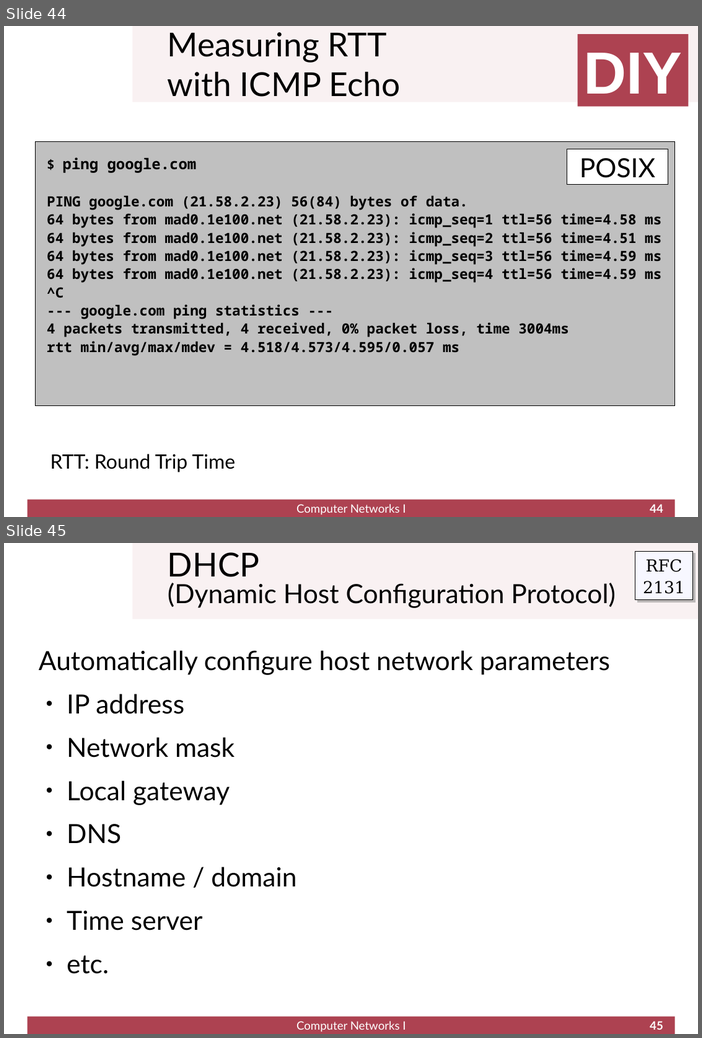
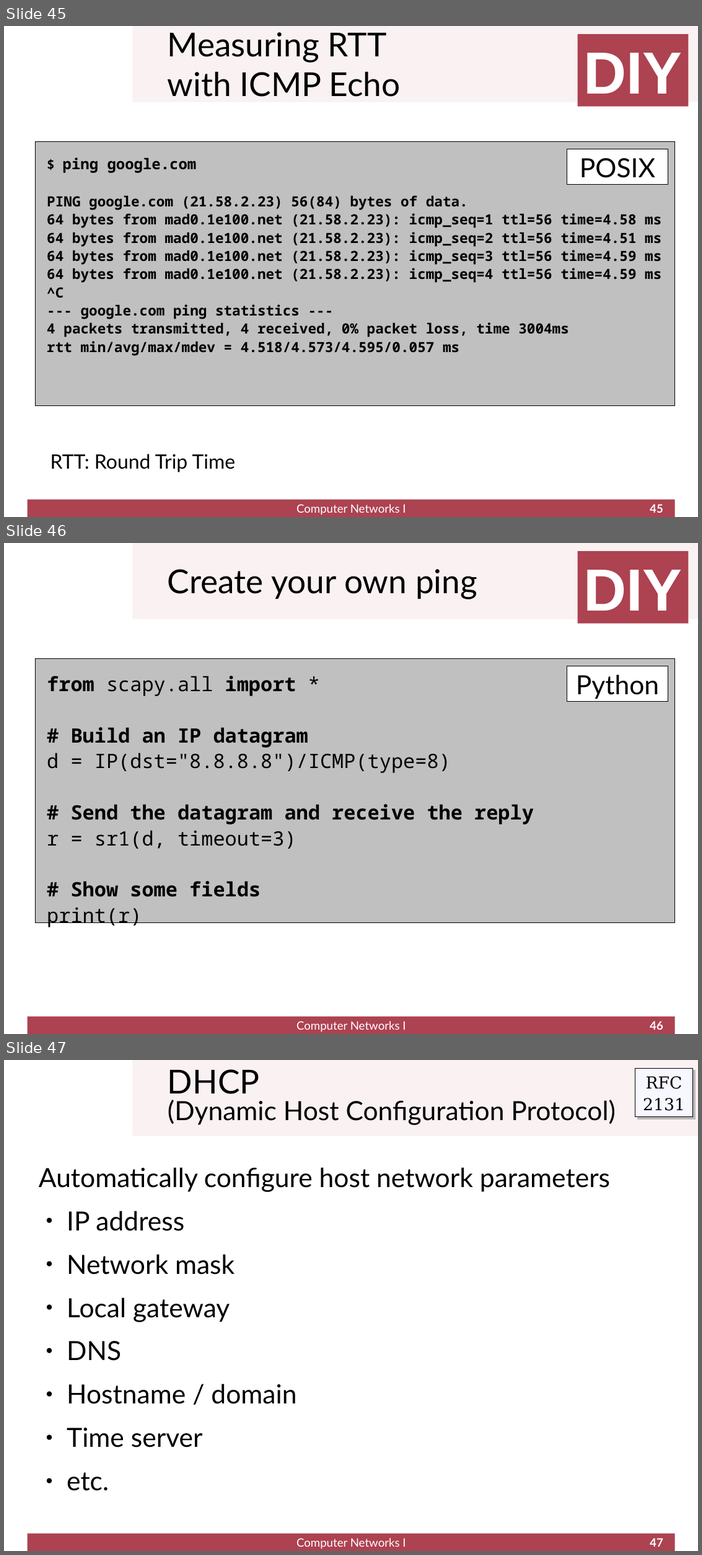
Before and after one commit to cletomartin/redes1, a slide deck: _downloads/21aa61b227b4c0dae4862a599d5031c3/network.odp. Shown one above the other, each under a label of ours: slides 44 and 45 before the commit, slides 45, 46 and 47 after it. The pictures are 702x1038 and 702x1555 pixels, drawn with LibreOffice and Linux fonts; fonts in the diff are those of the drawing; background and template pictures are left out. Boxes give left, top, right and bottom in pixels: in the first picture for what was removed or moved away, otherwise in the second. Text is boxed around its words. In the diff, an @@ line names an element or a change of style, - is before the commit and + after.

```diff
--- a/_downloads/21aa61b227b4c0dae4862a599d5031c3/network.odp
+++ b/_downloads/21aa61b227b4c0dae4862a599d5031c3/network.odp
@@ slide 46 added at (4, 543, 698, 1034), background #FFFFFF; not listed: 2 template elements that a slide beside it also shows @@
@@ rectangle added at (578, 551, 688, 624), fill #AD4251, 72 pt, text #FFFFFF, bold @@
+DIY
@@ title added at (168, 569, 478, 599), 40 pt, text #000000 @@
+Create your own ping
@@ rectangle added at (36, 658, 676, 923), fill #C0C0C0, outline #000000 0 pt, 24 pt, text #000000, bold @@
+from scapy.all import *
+# Build an IP datagram
+d = IP(dst="8.8.8.8")/ICMP(type=8)
+# Send the datagram and receive the reply
+r = sr1(d, timeout=3)
+# Show some fields
+print(r)
@@ text added at (567, 666, 668, 702), fill #FFFFFF, outline #000000 0 pt, 32 pt, text #000000 @@
+Python
@@ text added at (297, 1021, 406, 1032), 14 pt, text #FFFFFF @@
+Computer Networks I
@@ page number added at (650, 1021, 664, 1030), 14 pt, text #FFFFFF, bold @@
+46
@@ what was slide 44 is now slide 45 @@
@@ page number at (650, 504, 664, 513): text changed @@
-44
+45
@@ what was slide 45 is now slide 47 @@
@@ page number at (650, 1538, 664, 1547): text changed @@
-45
+47
```
Also in this commit, not shown: 8 slides changed, 1 other slide added, 11 other files.
